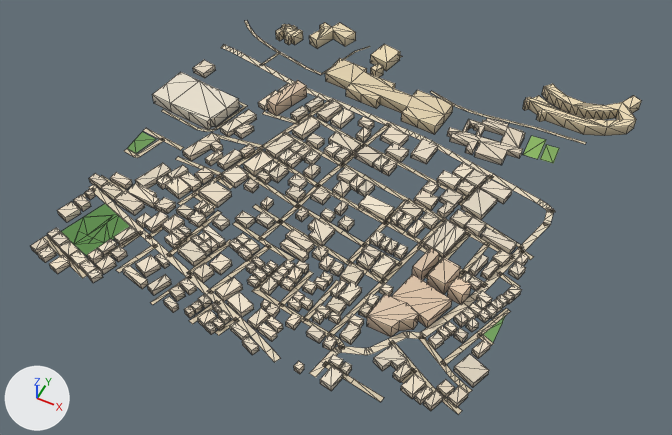
The glTF model public/assets/bengaluru-region-v1/tiles/t2_-20-l0.glb, before and after one commit.
The view is the same before and after, from a 50 mm camera at (1598.0, -10438.0, 796.0) aimed at (1268.0, -9778.0, -29.0). Lighting does not change. The marker at lower left points along +X, +Y and +Z. The older version comes first. Mesh edges are drawn as thin lines.

The older version as bpy lines, for what is in view:
```python
me_building = bpy.data.meshes.new('building')
me_building.from_pydata(...)  # 2320 vertices, 2987 faces; spans x -18.0..546.0, y -10.0..544.0, z 0.0..18.0
me_building.materials.append(mat_building)
me_ground = bpy.data.meshes.new('ground')
me_ground.from_pydata(...)  # 709 vertices, 582 faces; spans x -3.0..503.0, y -4.0..501.0, z 1.0
me_ground.materials.append(mat_ground)
# before: 243 (462.0, 447.0, 1.0) at pixel (556, 133), 244 (462.0, 443.0, 1.0) at pixel (555, 135), 245 (500.0, 447.0, 1.0) at pixel (586, 142), 246 (500.0, 443.0, 1.0) at pixel (585, 144)
ob_building = bpy.data.objects.new('building', me_building)
ob_building.location = (1000.0, -10000.0, 0.0)
ob_ground = bpy.data.objects.new('ground', me_ground)
ob_ground.location = (1000.0, -10000.0, 0.0)
```
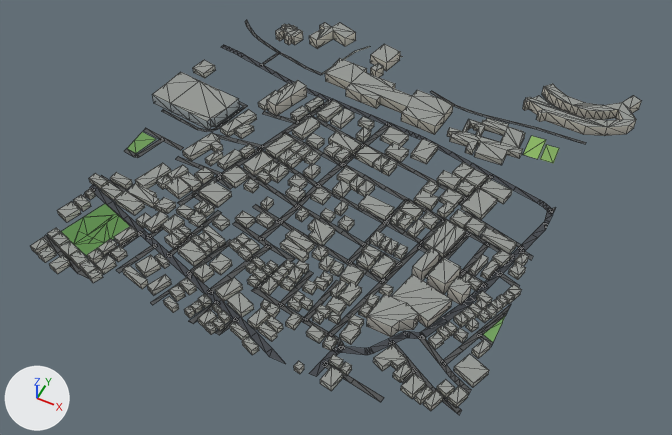
Location of each change, [x1, y1, x2, y2] in pixels of the pictures (672 x 435 px; the box of a moved part takes in the faces that stretch with it):
'ground', reshaped: before [43, 21, 586, 415]; after [43, 20, 586, 415]
part 1 of me_building, recoloured (darker): [31, 23, 641, 410] in both
part 2 of me_ground, rebuilt (7% wider): before [43, 235, 87, 278]; after [43, 235, 90, 279]
part 3 of me_ground, moved or reshaped: before [82, 102, 555, 415]; after [83, 102, 555, 415]
part 4 of me_ground, reshaped: [556, 133, 586, 144] in both
part 5 of me_ground, recoloured: before [82, 21, 556, 402]; after [89, 20, 556, 402]

The change, as a diff of the scene's bpy script:
```diff
--- a/public/assets/bengaluru-region-v1/tiles/t2_-20-l0.glb.py
+++ b/public/assets/bengaluru-region-v1/tiles/t2_-20-l0.glb.py
@@ me_building @@
 # used by ob_building; location = (1000.0, -10000.0, 0.0)
-me_building.from_pydata(...)  # 2320 vertices, 2987 faces; spans x -18.0..546.0, y -10.0..544.0, z 0.0..18.0
+me_building.from_pydata(...)  # 2320 vertices, 3654 faces; spans x -18.0..546.0, y -10.0..544.0, z 0.0..18.0
+# me_building part 1: 2987 kept faces spanning x -18.0..546.0, y -10.0..544.0, z 0.0..18.0 get new vertex colours
 me_building.materials.append(mat_building)
@@ me_ground @@
 # used by ob_ground; location = (1000.0, -10000.0, 0.0)
 # verts and faces of me_ground; kept vertices keep their numbers, new ones are numbered from 709
-me_ground.from_pydata(...)  # 709 vertices, 582 faces; spans x -3.0..503.0, y -4.0..501.0, z 1.0
+me_ground.from_pydata(...)  # 730 vertices, 603 faces; spans x 0.0..500.0, y 0.0..500.0, z 1.0
+# me_ground part 2: the loose piece of 6 vertices spanning x -1.0..77.0, y -3.0..29.0, z 1.0 is rebuilt with 8 vertices and now spans x 0.0..85.0, y 0.0..29.0, z 1.0
+# me_ground part 3
+# 30 vertices are removed from x 3.0..503.0, y -1.0..330.0, z 1.0
+# 45 faces are deleted
+# 4 vertices in x 499.0, y 49.0..238.0, z 1.0 move by (1.0, 6.0, 0.0)
+# 12 vertices move from x -3.0..502.0, y -4.0..325.0, z 1.0 to x 0.0..500.0, y 0.0..326.0, z 1.0
+# 47 vertices are added at x 0.0..500.0, y 0.0..332.0, z 1.0
+# 62 new faces join them
+# me_ground part 4
+delete_faces([(243, 244, 246), (243, 246, 245)])
+verts[734] = (489.0, 443.0, 1.0)  # pixel (576, 141)
+verts[735] = (489.0, 447.0, 1.0)  # pixel (577, 139)
+faces += [(243, 244, 734), (243, 734, 735), (245, 735, 734), (245, 734, 246)]
+# me_ground part 5: 502 kept faces spanning x 0.0..500.0, y 0.0..500.0, z 1.0 get new vertex colours; the middle colour goes from beige #d7c9ae to dark grey #535556
+# other edits to the shape of me_ground do not show in these pictures
 me_ground.materials.append(mat_ground)
```
